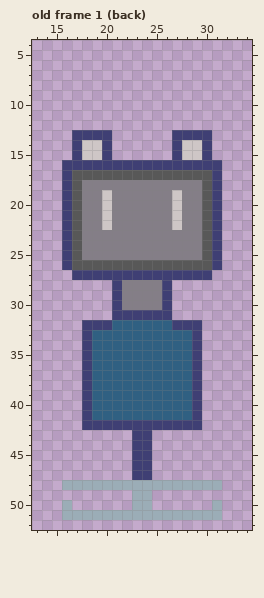
File history of a pixel-art file, Assets/player.ase. Above is the file before it was changed.
48x64 pixels, 7 frames. Shown: old frame 1 (back): x 13..34, y 4..52. The commit also changed other frames, which this record leaves out.
After the commit:
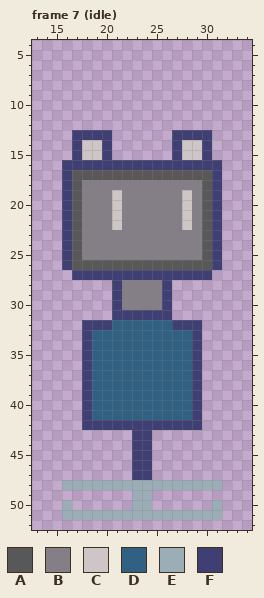
Palette (. is transparent): A #585858  B #847e87  C #cec6c6  D #306082  E #9badb7  F #3f3f74
A new or re-ordered frame is compared with the old frame closest to it.
The edit:
frames 7 -> 25
Frame 7 (idle) is new; against old frame 1 (back):
The edit turns colour C into colour B in rows 19 to 22 at x 20 and 27.
The edit turns colour B into colour C in rows 19 to 22 at x 21 and 28.
Where, in picture pixels (left, top, right, bottom), the same in both pictures:
changed: (102, 190, 122, 230)
changed: (172, 190, 192, 230)
